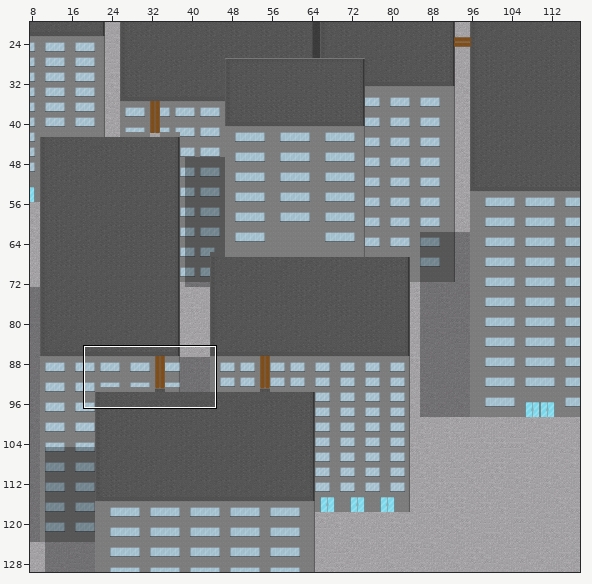
Two states of a Tiled map (JSON), main/resources/worlds/RooftopMid.json. The first picture is a wide view before the edit; the outline marks the close-up.
Close-up. Before the edit:
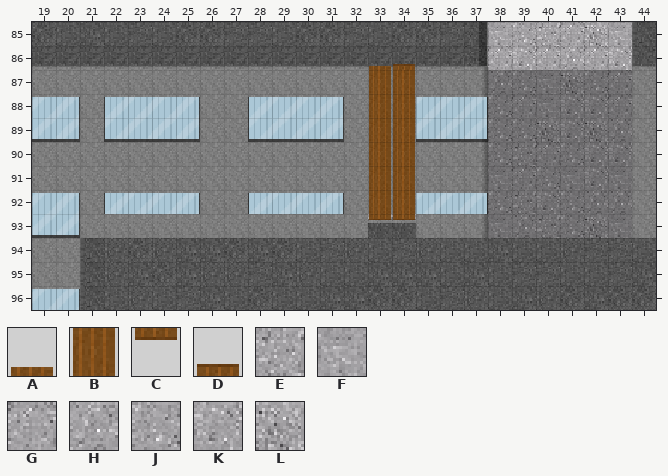
Cells are 16x16 px. Shown: x 19..44, y 85..96. The commit also changed other parts of the map, which this record leaves out.
Key: from "Roof": A 19, B 23, C 27, D 27 turned 180; from "Zesilia": E 0, F 1, G 7, H 14, J 15, K 21, L 22.
_ is an empty cell, # one hidden under a higher layer.
Layers that did not change in this view are not listed.
Layer "Cement" before, first column x 19:
85 ###################FJEGLF#
86 ###################GKGHGK#
87 ###################HJFLJG#
88 ###################JGFKKG#
89 ###################JJLKLH#
90 ###################JEGJKK#
91 ###################FGJFKF#
92 ###################JEKJHH#
93 ##############FG###FHEJLF#
94 ##########################
95 ##########################
96 ##########################
Layer "Planks" before, first column x 19:
85 __________________________
86 ______________AD__________
87 ______________BB__________
88 ______________BB__________
89 ______________BB__________
90 ______________BB__________
91 ______________BB__________
92 ______________BB__________
93 ______________CC__________
94 __________________________
95 __________________________
96 __________________________
Once edited:
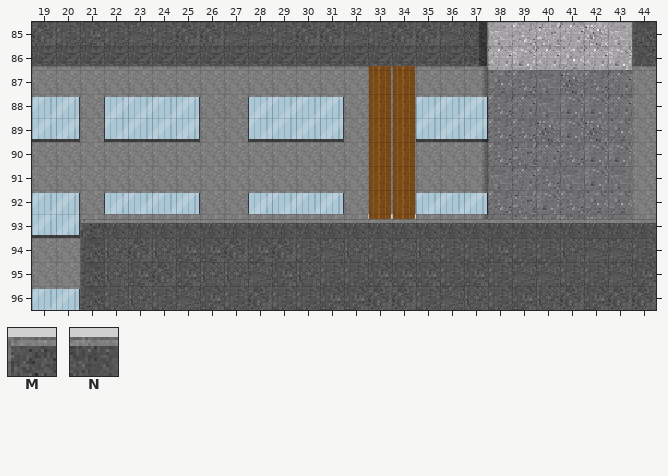
Further tiles: from "Roof": M 0, N 1.
Tiles of an added or newly shown layer are drawn over the layers below it.
What changed:
Layer "Cement":
y 93: x 33..34 FG -> __
Layer "Planks":
y 86: x 34 D -> A
Layer "Ground 2" (now shown):
y 93: x 21..44 ________________________ -> MNNNNNNNNNNNNNNNNNNNNNNN
Where, in picture pixels (left, top, right, bottom), the same in both close-ups:
changed: (393, 64, 415, 70)
changed: (80, 214, 656, 238)
